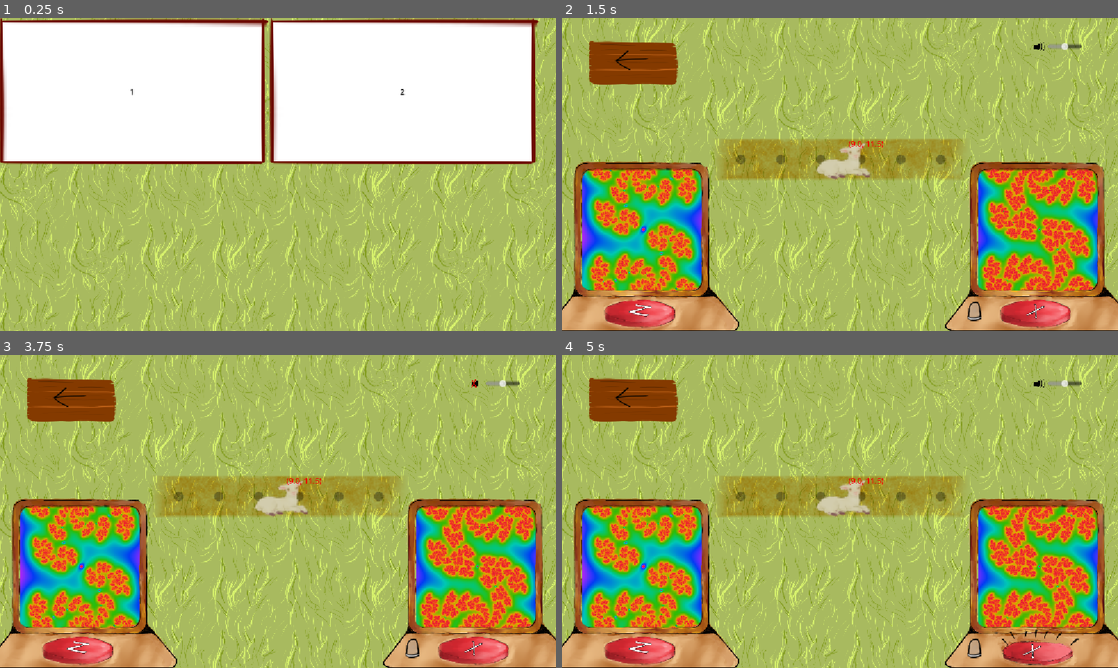
Above: before the commit, frames 1-4 (two rows, left to right).
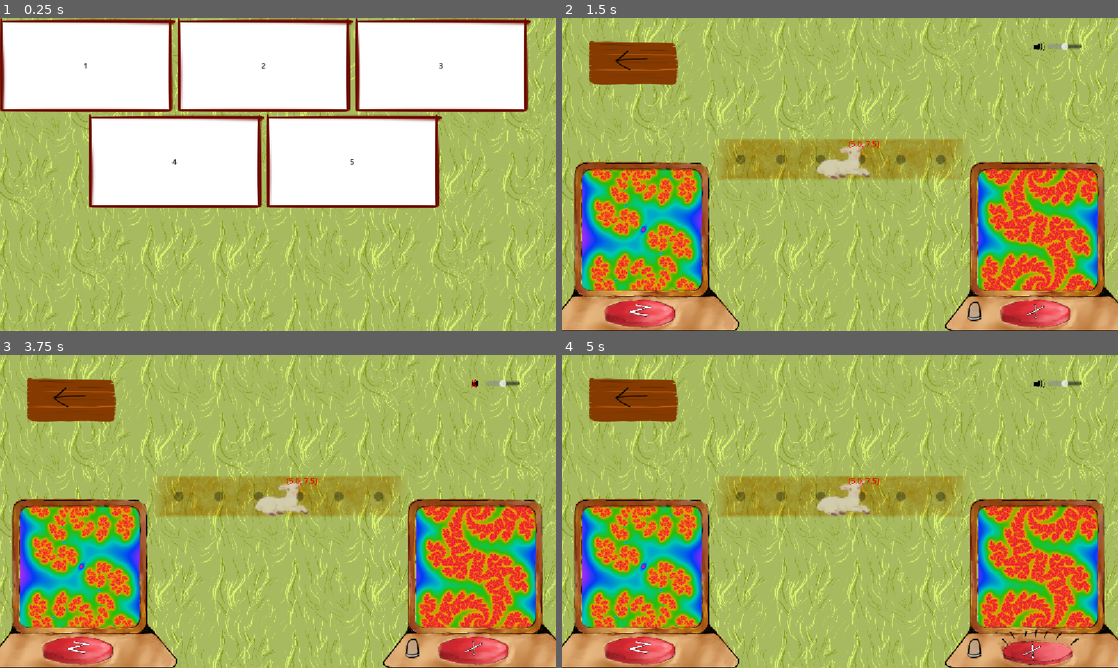
Above: after the commit, the same moments.

Repository: Wallted/ldjam-59
Game: Godot game, scene res://main.tscn
The game is run twice, just before and just after one commit, with the same random seed, the same clock (stepped at 60 frames per second) and the same inputs. The engine's default icon, where the game draws it, is replaced by a stand-in: a white triangle on a blue panel in a dark square.
Inputs (mouse positions are in pixels of both pictures, inside the frame that each line leads up to):
- Up to frame 1 (0.25 s): no input
- Up to frame 2 (1.5 s): click "1" at 0.5 s; click (840, 158) at 1.25 s
- Up to frame 3 (3.75 s): click (278, 495) at 2 s; click (278, 495) at 2.75 s; click (478, 383) at 3.5 s
- Up to frame 4 (5 s): tap Enter at 4.25 s; move the mouse to (962, 495) at 4.27 s; hold X (player_choir) from 4.28 s (still down)

The runs differ from the first frame. In frame 1, 22% of the frame differs, in the area x 0-97%, y 0-61%; in frame 2, 6.0%; in frame 3, 6.0%; in frame 4, 5.9%.

Commit message:
first 3 levels?

Diff:
--- a/audio.gd
+++ b/audio.gd
@@ -48,7 +48,7 @@
 
 	assert(choir.size() <= 6)
 	for chorister: Chorister in choir:
-		var grid_freq := 440.0 * pow(2.0,((chorister.grid_position.x - 12.0)/12.0))
+		var grid_freq := 440.0 * pow(2.0,((chorister.grid_position.x - 6.0)/12.0))
 		chorister.change_freq(grid_freq)
 		var playback = Species.ChoristerAudioStreamPlayer[chorister.species_id].get_stream_playback()
 		var to_fill: int = playback.get_frames_available()
--- a/chorister.gd
+++ b/chorister.gd
@@ -2,7 +2,7 @@
 extends RefCounted
 
 
-const EFFECT_MAX_GRID_SIZE := 20
+const EFFECT_MAX_GRID_SIZE := 13
 
 
 var grid_size: Vector2
--- a/levels/01.json
+++ b/levels/01.json
@@ -1,12 +1,12 @@
 {
 	"x": 6,
 	"y": 1,
-	"offset_x": 6,
-	"offset_y": 11,
+	"offset_x": 2,
+	"offset_y": 7,
 	"player_data": [
-		[3, 9.0, 11.5],
+		[3, 5.0, 7.5],
 	],
 	"target_data": [
-		[3, 11.5, 11.5],
+		[3, 7.5, 7.5],
 	],
 }
--- a/levels/02.json
+++ b/levels/02.json
@@ -1,22 +1,12 @@
 {
-	"x": 20,
-	"y": 20,
-	"offset_x": 0,
-	"offset_y": 0,
+	"x": 1,
+	"y": 9,
+	"offset_x": 6,
+	"offset_y": 1,
 	"player_data": [
-		[0, 4.0, 16.0],
-		[1, 7.0, 16.0],
-		[2, 10.0, 16.0],
-		[3, 13.0, 16.0],
-		[4, 16.0, 16.0],
-		[5, 16.0, 13.0],
+		[3, 6.5, 5.5],
 	],
 	"target_data": [
-		[0, 11.5, 2.5],
-		[1, 2.5, 10.5],
-		[2, 3.5, 6.5],
-		[3, 8.5, 7.5],
-		[4, 3.5, 9.5],
-		[5, 16.5, 13.5],
+		[3, 6.5, 2.5],
 	],
 }
--- /dev/null
+++ b/levels/03.json
@@ -0,0 +1,13 @@
+{
+	"x": 4,
+	"y": 3,
+	"offset_x": 3,
+	"offset_y": 6,
+	"player_data": [
+		[3, 5.0, 7.5],
+	],
+	"target_data": [
+		[3, 3.5, 7.5],
+
+	],
+}
--- /dev/null
+++ b/levels/04.json
@@ -0,0 +1,13 @@
+{
+	"x": 13,
+	"y": 13,
+	"offset_x": 0,
+	"offset_y": 0,
+	"player_data": [
+		[3, 6.5, 6.5],
+	],
+	"target_data": [
+		[3, 6.5, 6.5],
+
+	],
+}
--- /dev/null
+++ b/levels/05.json
@@ -0,0 +1,22 @@
+{
+	"x": 13,
+	"y": 13,
+	"offset_x": 0,
+	"offset_y": 0,
+	"player_data": [
+		[0, 2.0, 12.0],
+		[1, 4.0, 12.0],
+		[2, 6.0, 12.0],
+		[3, 7.0, 12.0],
+		[4, 10.0, 12.0],
+		[5, 12.0, 12.0],
+	],
+	"target_data": [
+		[0, 11.5, 2.5],
+		[1, 2.5, 10.5],
+		[2, 3.5, 6.5],
+		[3, 8.5, 7.5],
+		[4, 3.5, 9.5],
+		[5, 6.5, 3.5],
+	],
+}
--- a/menu/menu.gd
+++ b/menu/menu.gd
@@ -7,7 +7,7 @@
 
 signal on_level_change(level_number: int)  # 0=menu
 
-const LEVELS_COUNT = 2
+const LEVELS_COUNT = 5
 
 func _ready() -> void:
 	var side_length = ceil(sqrt(LEVELS_COUNT));
